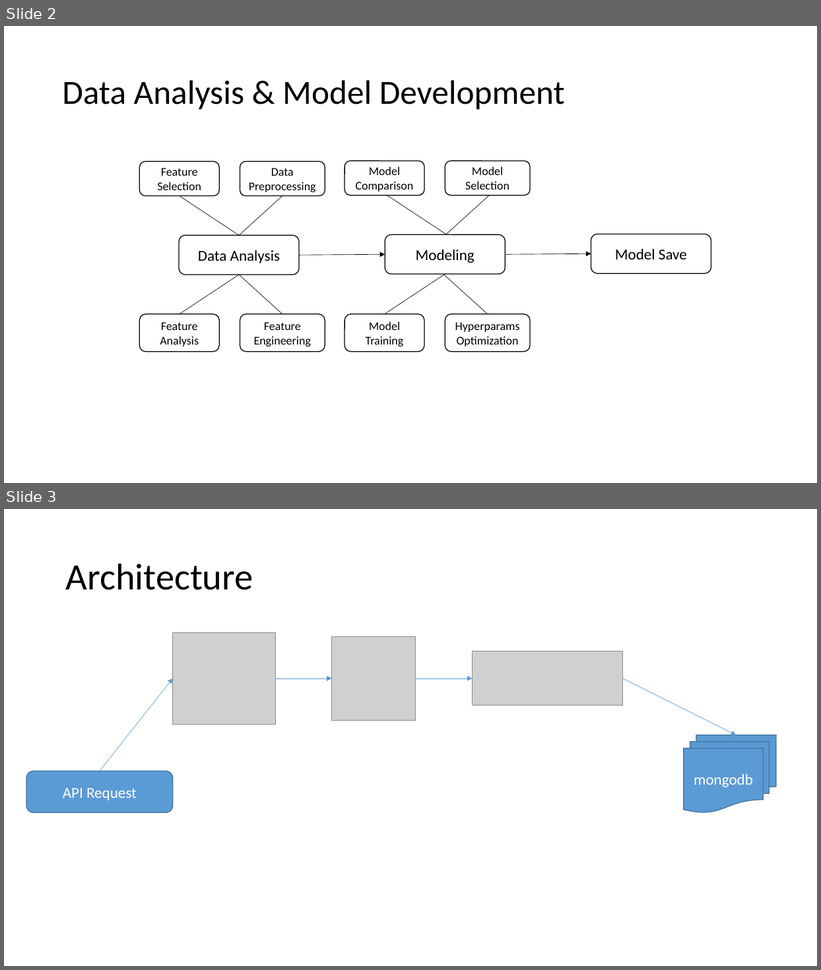
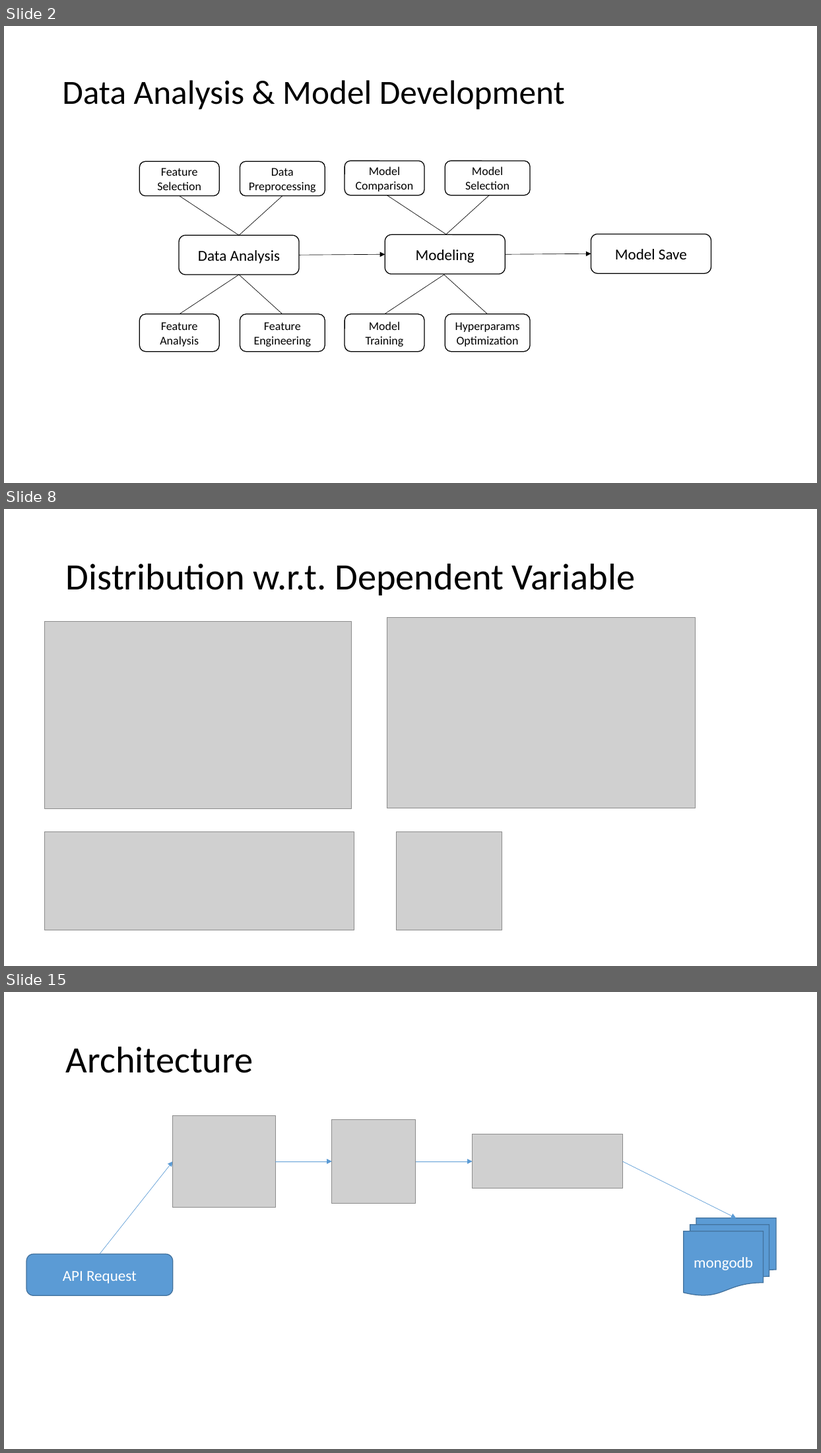
Before and after one commit to adilmukhtar82/PdM, a slide deck: docs/Presentation.pptx. Shown one above the other, each under a label of ours: slides 2 and 3 before the commit, slides 2, 8 and 15 after it; the slides between them are not shown. The pictures are 821x970 and 821x1453 pixels, drawn with LibreOffice and Linux fonts; fonts in the diff are those of the drawing; grey boxes stand for pictures. Boxes give left, top, right and bottom in pixels: in the first picture for what was removed or moved away, otherwise in the second. Text is boxed around its words. In the diff, an @@ line names an element or a change of style, - is before the commit and + after.

```diff
--- a/docs/Presentation.pptx
+++ b/docs/Presentation.pptx
@@ slide 8 added at (x1=4, y1=509, x2=817, y2=966), background #FFFFFF @@
@@ title added at (x1=66, y1=563, x2=635, y2=595), 44 pt, text #000000 @@
+Distribution w.r.t. Dependent Variable
@@ picture added at (x1=45, y1=622, x2=352, y2=809) @@
@@ picture added at (x1=387, y1=618, x2=695, y2=809) @@
@@ picture added at (x1=45, y1=832, x2=354, y2=931) @@
@@ picture added at (x1=397, y1=832, x2=502, y2=931) @@
@@ what was slide 3 is now slide 15 @@
```
Also in this commit, not shown: 1 slide changed, 11 other slides added, 3 other files.
